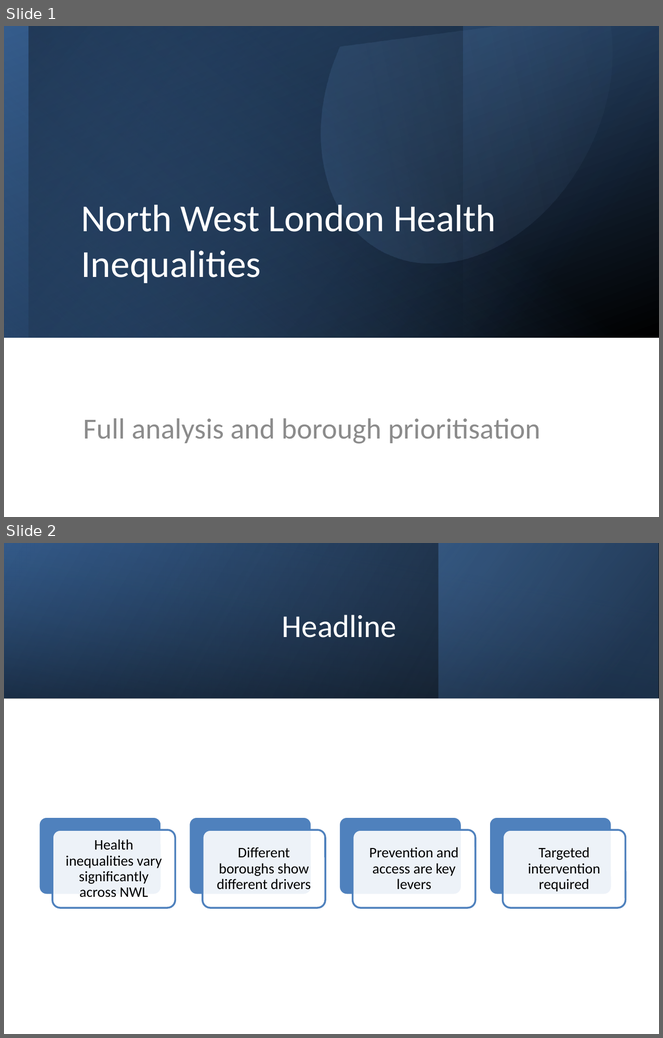
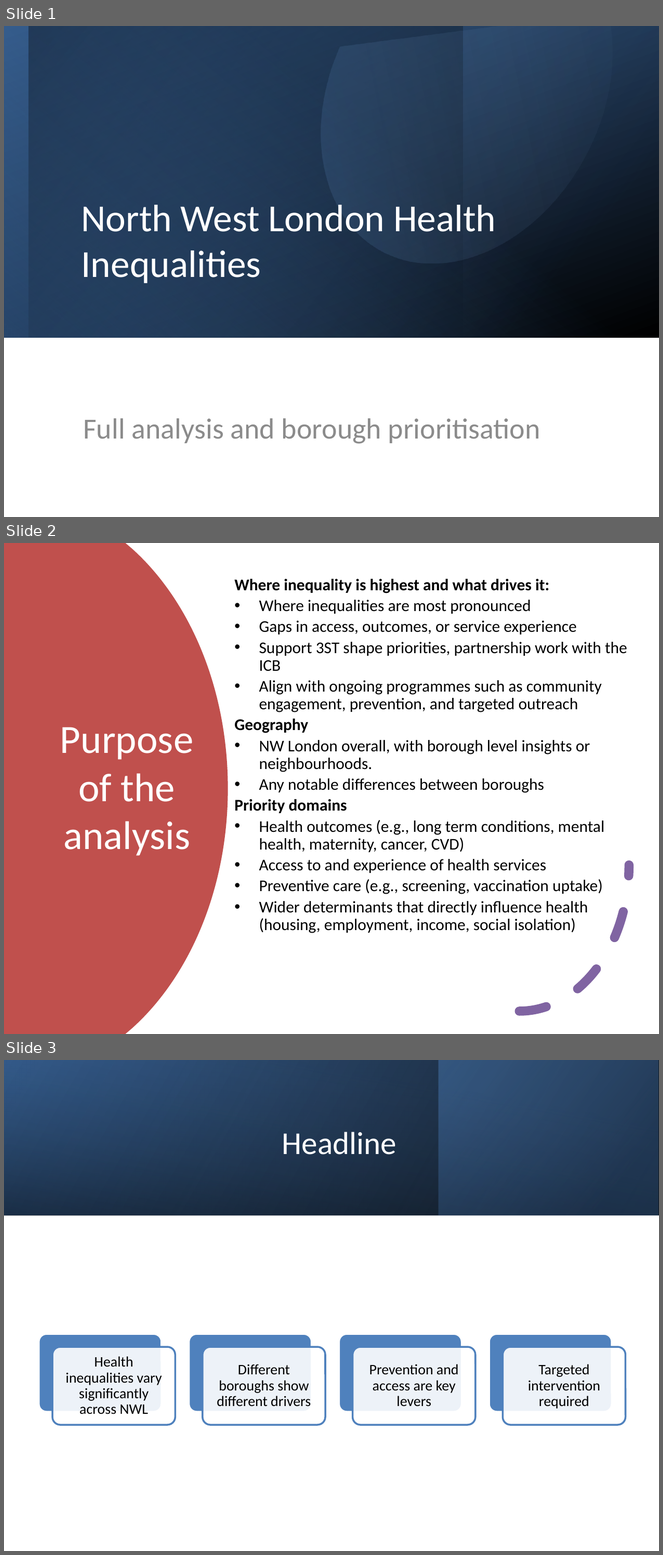
Before and after one commit to OlenaMan/Health-Inequalities-in-NW-London-analysis, a slide deck: outputs/health_inequalities_nwl_presentation.pptx. Shown one above the other, each under a label of ours: slides 1 and 2 before the commit, slides 1, 2 and 3 after it. The pictures are 663x1038 and 663x1555 pixels, drawn with LibreOffice and Linux fonts; fonts in the diff are those of the drawing. Boxes give left, top, right and bottom in pixels: in the first picture for what was removed or moved away, otherwise in the second. Text is boxed around its words. In the diff, an @@ line names an element or a change of style, - is before the commit and + after.

```diff
--- a/outputs/health_inequalities_nwl_presentation.pptx
+++ b/outputs/health_inequalities_nwl_presentation.pptx
@@ slide 2 added at bbox=[4, 543, 659, 1034], background #FFFFFF @@
@@ freeform shape added at bbox=[4, 543, 228, 1034], fill #C0504D @@
@@ text added at bbox=[234, 579, 627, 934], 18 pt, text #000000 @@
+Where inequality is highest and what drives it:
+• Where inequalities are most pronounced
+• Gaps in access, outcomes, or service experience
+• Support 3ST shape priorities, partnership work with the ICB
+• Align with ongoing programmes such as community engagement, prevention, and targeted outreach
+Geography
+• NW London overall, with borough level insights or neighbourhoods.
+• Any notable differences between boroughs
+Priority domains
+• Health outcomes (e.g., long term conditions, mental health, maternity, cancer, CVD)
+• Access to and experience of health services
+• Preventive care (e.g., screening, vaccination uptake)
+• Wider determinants that directly influence health (housing, employment, income, social isolation)
@@ title added at bbox=[60, 727, 193, 856], 44 pt, text #FFFFFF @@
+Purpose of the analysis
@@ arc (boxed as its full ellipse) added at bbox=[410, 719, 629, 1012], outline #8064A2 10 pt dashed @@
@@ what was slide 2 is now slide 3 @@
```
Also in this commit, not shown: 1 slide changed, 11 other slides added.
